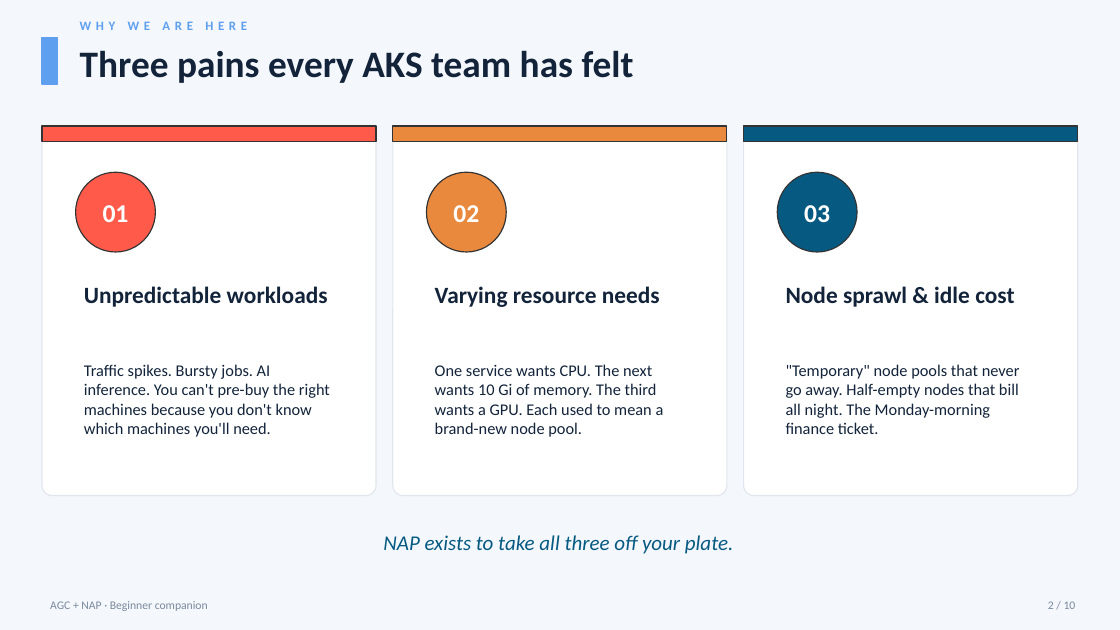
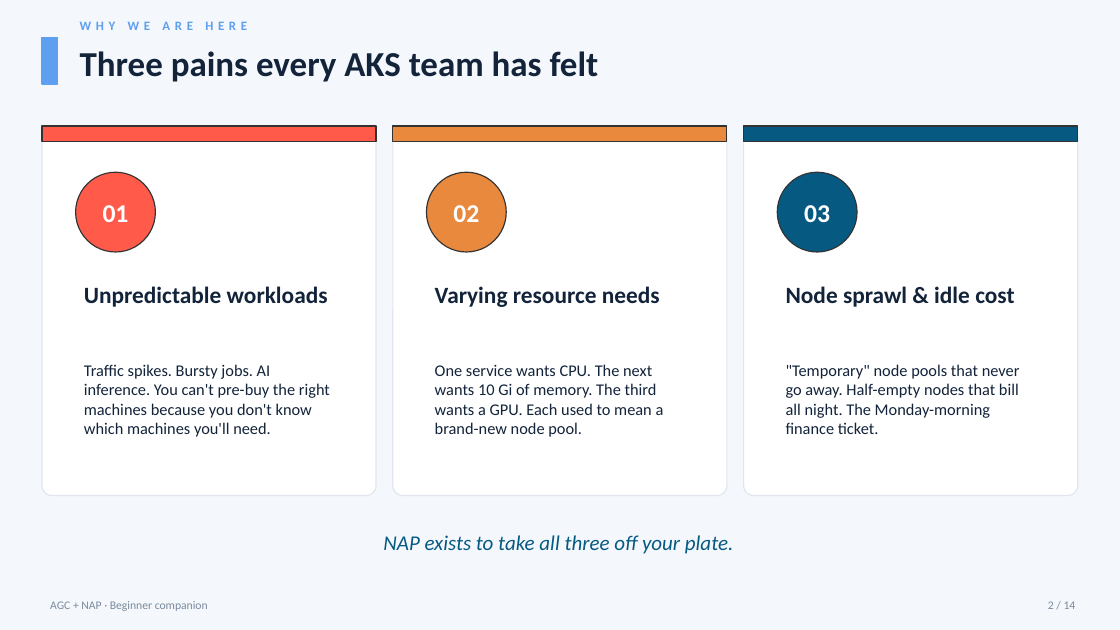
Before and after one commit to Vyshnavi-MSFT/nap-agc-demo, a slide deck: slide 2 of docs/AGC-NAP-Beginner-Deck.pptx. Drawn at 1120x630 pixels with LibreOffice and Linux fonts; fonts in the diff are those of the drawing. Boxes give left, top, right and bottom in pixels: in the first picture for what was removed or moved away, otherwise in the second. Text is boxed around its words. In the diff, an @@ line names an element or a change of style, - is before the commit and + after.

```diff
--- a/docs/AGC-NAP-Beginner-Deck.pptx
+++ b/docs/AGC-NAP-Beginner-Deck.pptx
@@ text "Three pains every AKS team ..." at <box>80,51,599,82</box>: size 32 to 30 pt @@
@@ text at <box>1048,601,1076,609</box>: text changed @@
-2 / 10
+2 / 14
```
Also in this commit, not shown: 7 other slides changed, 4 slides added.
